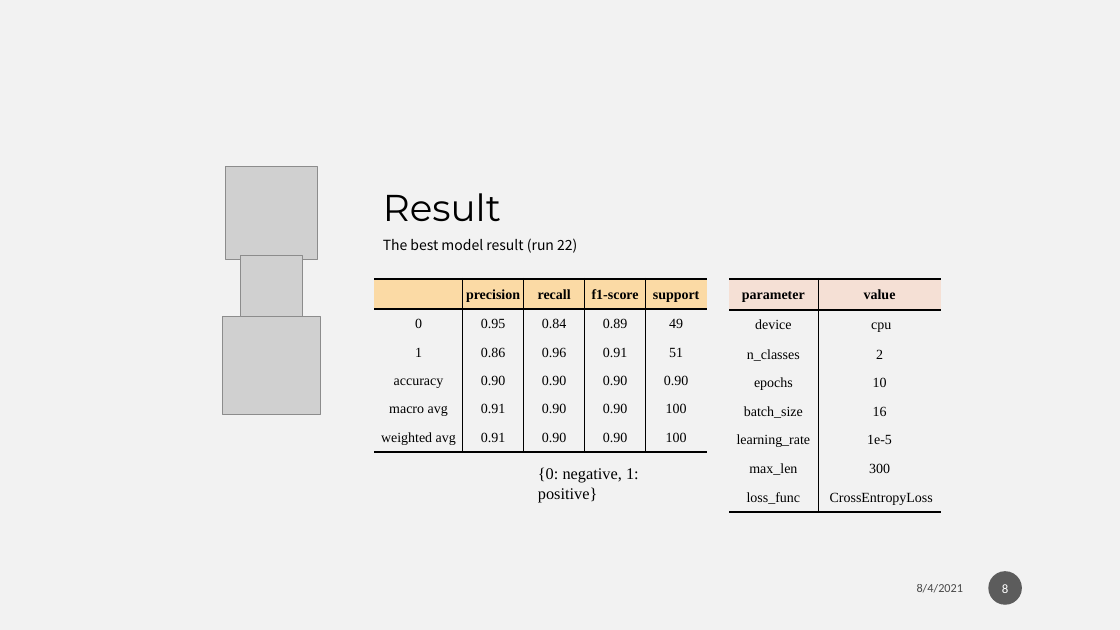
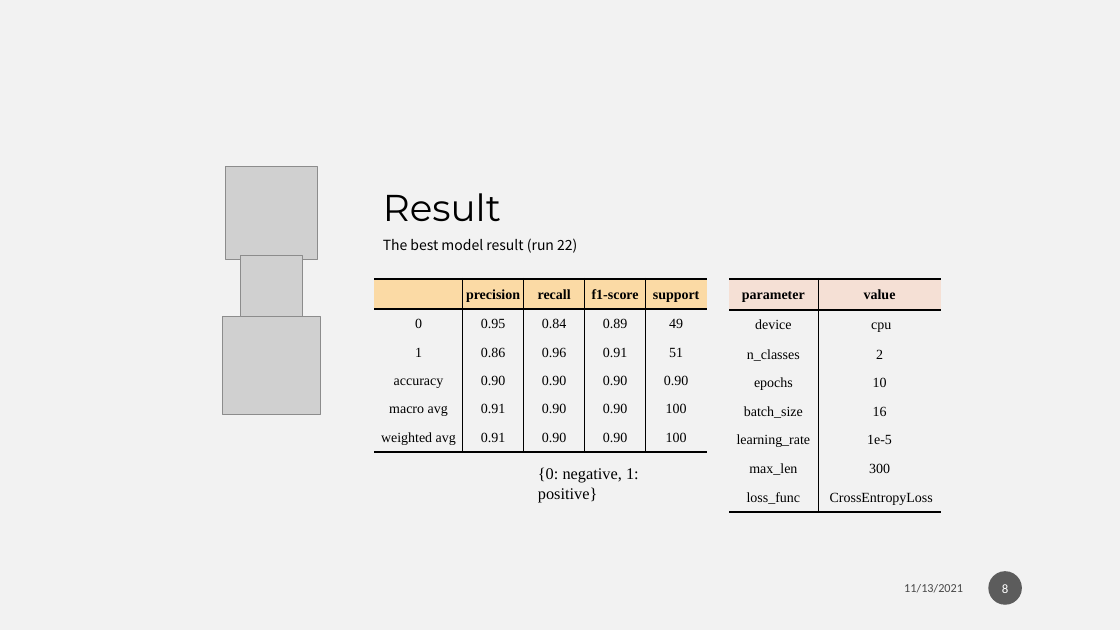
Before and after one commit to Weber12321/AD-classifier-side-project, a slide deck: slide 8 of AD_classifier.pptx. Drawn at 1120x630 pixels with LibreOffice and Linux fonts; fonts in the diff are those of the drawing; grey boxes stand for pictures; background and template pictures are left out. Boxes give left, top, right and bottom in pixels: in the first picture for what was removed or moved away, otherwise in the second. Text is boxed around its words. In the diff, an @@ line names an element or a change of style, - is before the commit and + after.

```diff
--- a/AD_classifier.pptx
+++ b/AD_classifier.pptx
@@ text at (904,584,963,593): text changed @@
-8/4/2021
+11/13/2021
```
Also in this commit, not shown: 14 other slides changed, 1 slide removed, 2 other files.
